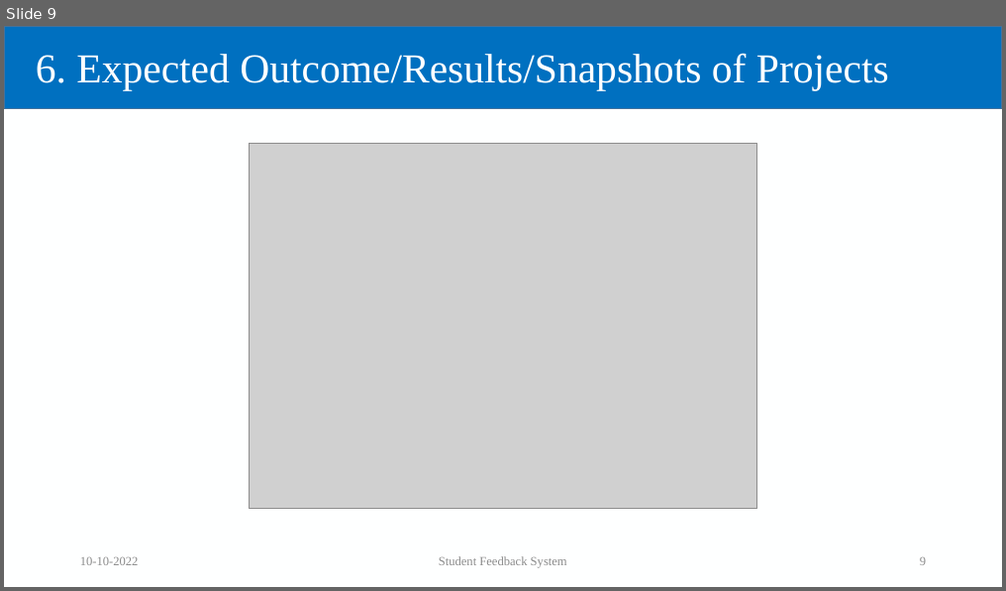
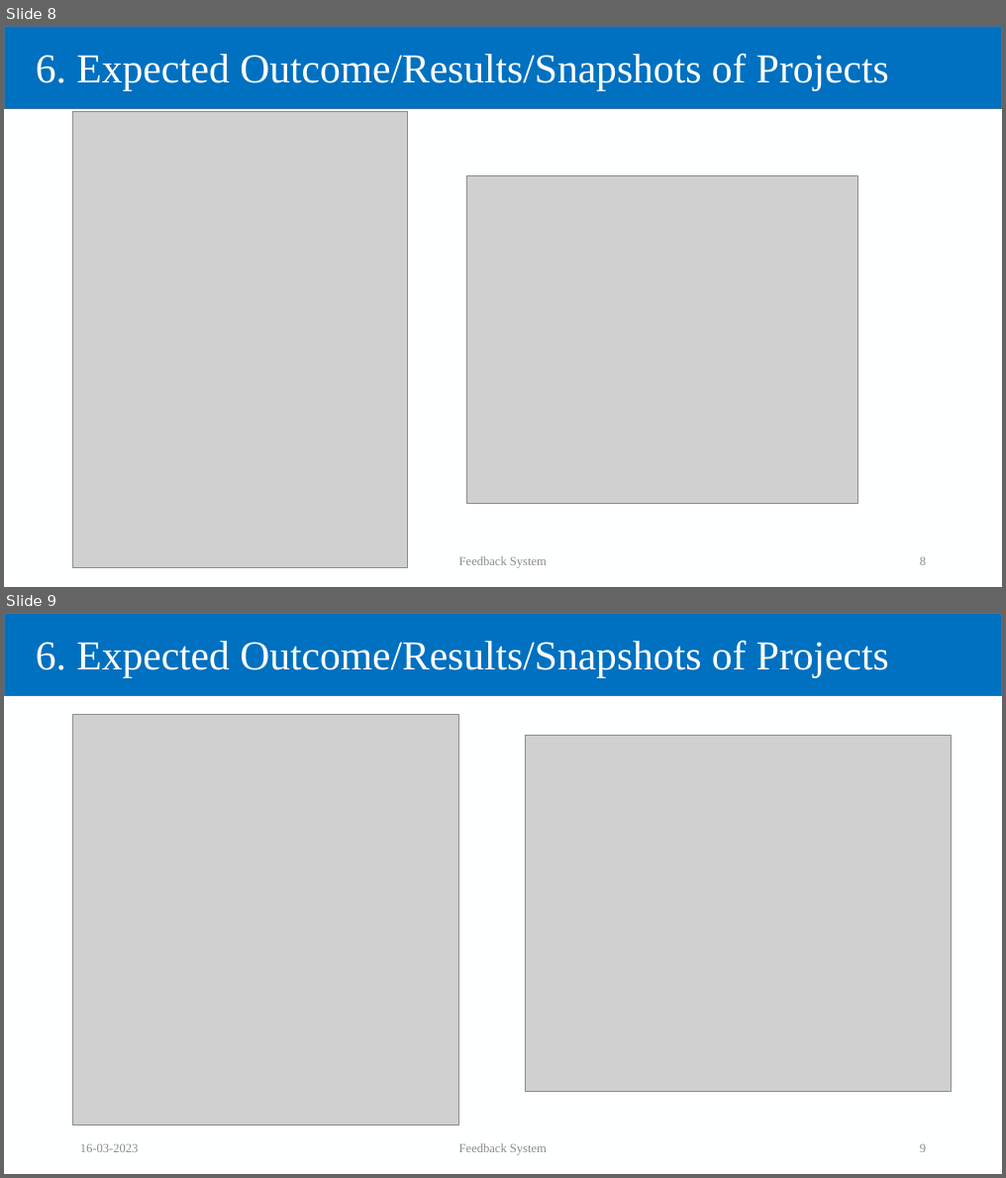
Before and after one commit to Suyash03022003/Feedback-System, a slide deck: Feedback.pptx. Shown one above the other, each under a label of ours: slide 9 before the commit, slides 8 and 9 after it. The pictures are 1006x591 and 1006x1178 pixels, drawn with LibreOffice and Linux fonts; fonts in the diff are those of the drawing; grey boxes stand for pictures; background and template pictures are left out. Boxes give left, top, right and bottom in pixels: in the first picture for what was removed or moved away, otherwise in the second. Text is boxed around its words. In the diff, an @@ line names an element or a change of style, - is before the commit and + after.

```diff
--- a/Feedback.pptx
+++ b/Feedback.pptx
@@ slide 9 added at (4,613,1002,1174), background #FEFFFF; not listed: 1 template element that a slide beside it also shows @@
@@ title added at (36,640,889,678), 39.6 pt, text #FFFFFF @@
+6. Expected Outcome/Results/Snapshots of Projects
@@ picture added at (73,714,459,1125) @@
@@ picture added at (525,735,951,1091) @@
@@ text added at (80,1144,139,1153), 12 pt, text #8C8C8C @@
+16-03-2023
@@ text added at (459,1144,547,1156), 12 pt, text #8C8C8C @@
+Feedback System
@@ page number added at (920,1145,926,1153), 12 pt, text #8C8C8C @@
+9
@@ what was slide 9 is now slide 8 @@
@@ slide 8 changed as well @@
@@ picture added at (73,111,408,568) @@
@@ picture removed at (249,144,757,509) @@
@@ picture added at (466,175,858,504) @@
@@ text at (459,557,547,569): text changed @@
-Student Feedback System
+Feedback System
@@ text at (80,568,139,569): text changed @@
-10-10-2022
+16-03-2023
```
Also in this commit, not shown: 11 other slides changed, 1 slide removed.
